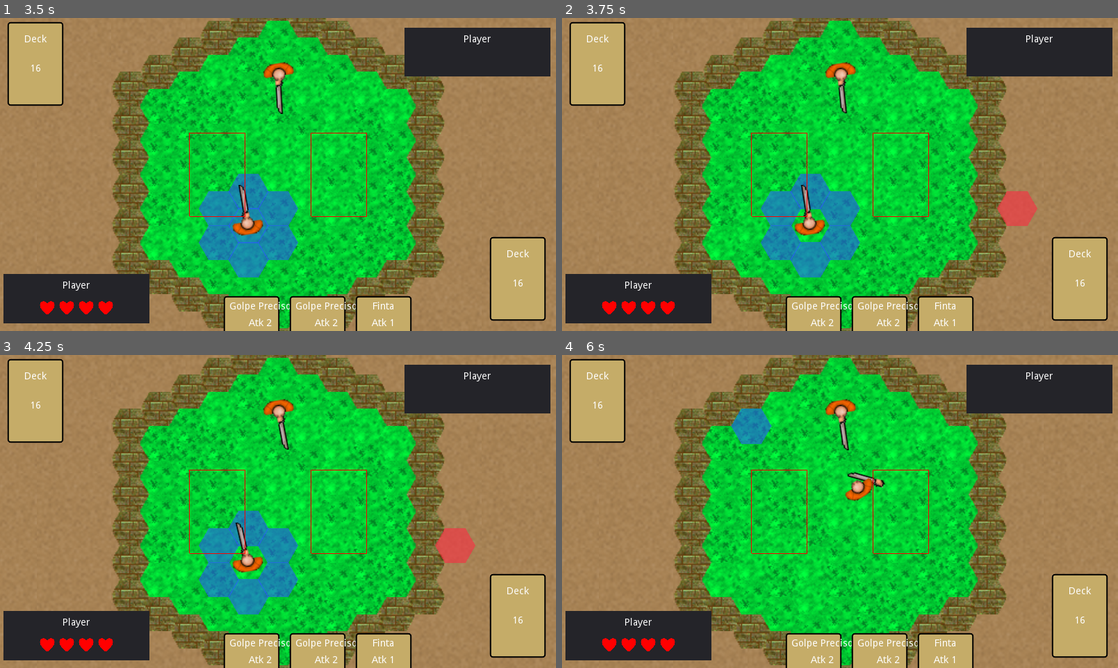
Above: before the commit, frames 1-4 (two rows, left to right).
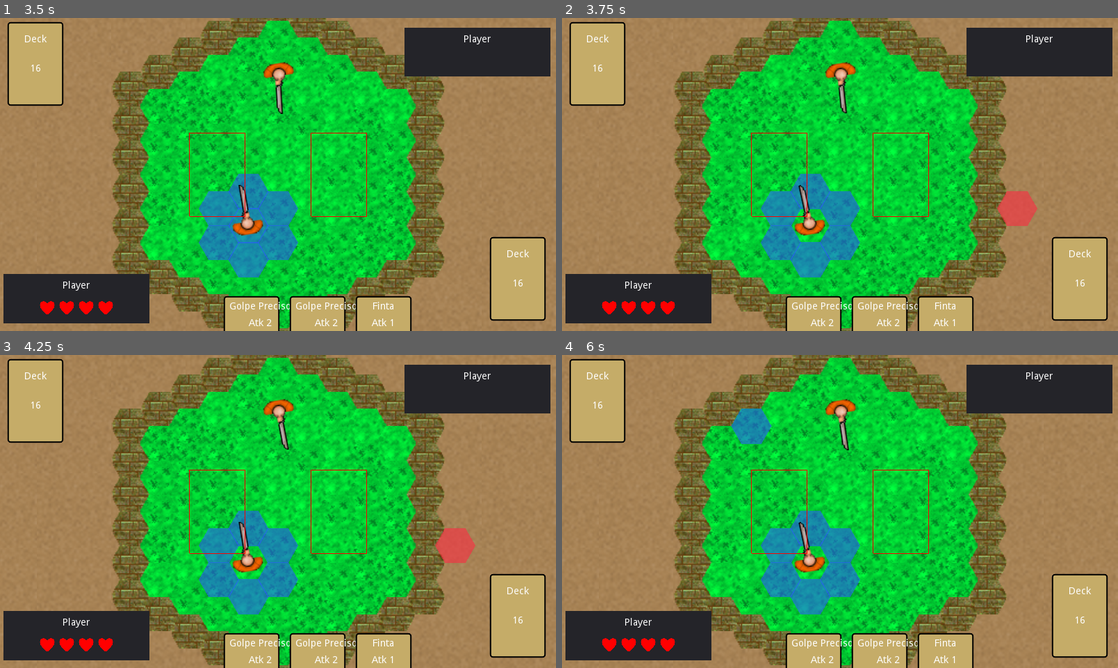
Above: after the commit, the same moments.

Repository: AndreMicheletti/samurai-hex-game
Game: Godot game, scene res://scenes/Game.tscn
The game is run twice, just before and just after one commit, with the same random seed, the same clock (stepped at 60 frames per second) and the same inputs.
Inputs (mouse positions are in pixels of both pictures, inside the frame that each line leads up to):
- Up to frame 1 (3.5 s): move the mouse to (216, 280) at 0.52 s; click (216, 280) at 0.67 s; move the mouse to (517, 277) at 1.27 s; click (517, 277) at 1.42 s; move the mouse to (33, 64) at 2.02 s; click (33, 64) at 2.17 s; move the mouse to (250, 237) at 2.77 s; click (250, 237) at 2.92 s
- Up to frame 2 (3.75 s): move the mouse to (1006, 221) at 3.52 s; click (1006, 221) at 3.67 s
- Up to frame 3 (4.25 s): no input
- Up to frame 4 (6 s): move the mouse to (673, 464) at 4.27 s; click (673, 464) at 4.42 s; move the mouse to (867, 511) at 5.02 s; click (867, 511) at 5.17 s; move the mouse to (756, 433) at 5.77 s; click (756, 433) at 5.92 s

Frame 1 is identical in both runs. In frame 2, 0.1% of the frame differs, in the area x 42-45%, y 53-65%; in frame 3, 0.1%; in frame 4, 4.2%, in the area x 35-59%, y 37-83%.

Commit message:
added attack animations implementation. added attackanim enum to card resource

Diff:
--- a/resources/cards/finta.tres
+++ b/resources/cards/finta.tres
@@ -10,3 +10,4 @@
 atk = 1
 def = 3
 speed = 3
+anim = 0
--- a/resources/cards/golpe_forte.tres
+++ b/resources/cards/golpe_forte.tres
@@ -10,3 +10,4 @@
 atk = 3
 def = 0
 speed = 1
+anim = 1
--- a/resources/cards/golpe_preciso.tres
+++ b/resources/cards/golpe_preciso.tres
@@ -10,3 +10,4 @@
 atk = 2
 def = 1
 speed = 2
+anim = 2
--- a/resources/cards/golpe_rapido.tres
+++ b/resources/cards/golpe_rapido.tres
@@ -10,3 +10,4 @@
 atk = 1
 def = 1
 speed = 3
+anim = 0
--- a/resources/cards/guarda.tres
+++ b/resources/cards/guarda.tres
@@ -10,3 +10,4 @@
 atk = 0
 def = 4
 speed = 1
+anim = 0
--- a/resources/cards/posicionar.tres
+++ b/resources/cards/posicionar.tres
@@ -10,3 +10,4 @@
 atk = 0
 def = 0
 speed = 2
+anim = 0
--- a/resources/cards/rolamento.tres
+++ b/resources/cards/rolamento.tres
@@ -10,3 +10,4 @@
 atk = 0
 def = 0
 speed = 4
+anim = 0
--- a/scripts/Character.gd
+++ b/scripts/Character.gd
@@ -19,6 +19,7 @@
 var moved = 0
 var hand = []
 var active = false
+var defeated = false
 
 var selected_card = null
 
@@ -30,6 +31,8 @@
 signal move_ended
 signal turn_started
 signal turn_ended
+
+signal character_defeated
 
 # Called when the node enters the scene tree for the first time.
 func _ready():
@@ -55,10 +58,9 @@
 func move_to(target : Vector2):
 	if moving or not active:
 		return
-	self.moving = true
 	var path = world.find_path(self.hex_pos, target)
-
-	if path.size() > 1:
+	if path.size() > 1 and (path.size() - 1) <= get_remaining_moves():
+		self.moving = true
 		# if has path
 		play_dash()
 		for hex in path:
@@ -71,11 +73,11 @@
 			$Tween.interpolate_property(self, "position", start_pos, goto_pos, 0.2)
 			$Tween.start()
 			yield($Tween, "tween_completed")
+		# finally
+		moved += path.size() - 1
 		self.hex_pos = target
-		moved += path.size() - 1
-	# finally
-	play_idle()
-	self.moving = false
+		self.moving = false
+		play_idle()
 	emit_signal("move_ended", self)
 
 func on_select_card(card_res : CardResource):
@@ -115,15 +117,43 @@
 	look_to_hex(game.enemy.hex_pos)
 	emit_signal("turn_ended", self)
 
+func on_pressed_hex(hex):
+	if active and not moving:
+		move_to(hex.get_axial_coords())
+
 func get_remaining_health():
 	return Health - damage
 
 func get_remaining_moves():
 	return selected_card.mov - moved
 
+func get_cell():
+	return world.HexCell.new(hex_pos)
+
+func attacked():
+	pass
+
+func defended():
+	pass
+
+func hit(atk_damage):
+	damage += atk_damage
+	if get_remaining_health() <= 0:
+		defeated = true
+		emit_signal("character_defeated", self)
+
 func play(anim_name):
 	$anim.stop(true)
 	$anim.play(anim_name)
+
+func play_attack(card_res : CardResource):
+	match card_res.anim:
+		CardResource.AttackAnim.SLASH:
+			play("attack_slash")
+		CardResource.AttackAnim.PIERCE:
+			play("attack_pierce")
+		CardResource.AttackAnim.UPPER:
+			play("attack_upper")
 
 func play_dash():
 	play("dash2")
--- a/scripts/Game.gd
+++ b/scripts/Game.gd
@@ -34,6 +34,7 @@
 	world = world_scene.instance()
 	add_child(world)
 	world.spawn_players(player, enemy)
+	world.connect("pressed_hex", player, "on_pressed_hex")
 
 func init_ui():
 	game_ui = ui_scene.instance()
@@ -76,22 +77,78 @@
 	state = Phase.PLAY
 	emit_signal("changed_state", Phase.PLAY)
 	yield(game_ui.hide_cards(), "completed")
+
+	# DETERMINE TURN ORDER
 	var turn_order = compare_cards()
 	print("TURN ORDER ", turn_order)
+
 	# FIRST ON TURN
 	turn_order[0].active = true
 	turn_order[0].play_turn()
 	yield(turn_order[0], "turn_ended")
 	turn_order[0].active = false
 
-	# SECOND ON TURN
-	turn_order[0].active = true
-	turn_order[1].play_turn()
-	yield(turn_order[1], "turn_ended")
-	turn_order[0].active = false
+	var attacked = check_attack(turn_order, 0)
+	if attacked is GDScriptFunctionState:
+		attacked = yield(attacked, "completed")
+
+	if attacked == false:
+		# SECOND ON TURN
+		turn_order[1].active = true
+		turn_order[1].play_turn()
+		yield(turn_order[1], "turn_ended")
+		turn_order[1].active = false
+
+		check_attack(turn_order, 1)
+	else:
+		# SKIP SECOND ON TURN
+		turn_order[1].end_turn()
 
 	# BACK TO DRAW PHASE
 	draw_phase()
+
+func check_attack(turn_order, index):
+	var attacker = turn_order[0]
+	var defensor = turn_order[1 - index]
+
+	if attacker.selected_card.atk <= 0:
+		return false
+
+	var is_adjacent = false
+	var adjacent_hexes = attacker.get_cell().get_all_adjacent()
+	for hex in adjacent_hexes:
+		var pos = hex.get_axial_coords()
+		if pos == defensor.hex_pos:
+			is_adjacent = true
+			break
+
+	if not is_adjacent:
+		return false
+
+	print("AN ATTACK IS HAPPENNING !!!")
+	var damage = attacker.selected_card.atk - defensor.selected_card.def
+	attacker.look_to_hex(defensor.hex_pos)
+	defensor.look_to_hex(attacker.hex_pos)
+	if damage > 0:
+		# play animation
+		attacker.play_attack(attacker.selected_card)
+		yield(attacker, "anim_hit")
+		defensor.play_hit()
+		# defensor lose its turn
+		attacker.attacked()
+		defensor.hit(damage)
+		return true
+	else:
+		# play animation
+		attacker.play("attack_slash")
+		yield(attacker, "anim_hit")
+		defensor.play_defend()
+		# defensor
+		defensor.defended()
+
+	attacker.look_to_hex(defensor.hex_pos)
+	defensor.look_to_hex(attacker.hex_pos)
+	return false
 
 func compare_cards():
 	# Compare the cards speed and return the turn order
--- a/scripts/Highlight.gd
+++ b/scripts/Highlight.gd
@@ -30,11 +30,10 @@
 	if game.state != game.Phase.PLAY:
 		visible = false
 		return
+	if hex_pos == game.player.hex_pos or hex_pos == game.enemy.hex_pos:
+		visible = false
+		return
 	if character.active:
-		if hex_pos == character.hex_pos:
-			visible = false
-			return
-
 		var path = world.find_path(hex_pos, character.hex_pos)
 		if (path.size()) <= character.get_remaining_moves():
 			visible = true
--- a/scripts/World.gd
+++ b/scripts/World.gd
@@ -104,6 +104,7 @@
 	return false
 
 func set_click_enabled(value):
+	print("SET WORLD CLICK ENABLED TO ", value)
 	set_process_input(value)
 	$Highlight.visible = value
 	click_enabled = value
@@ -133,7 +134,7 @@
 #				print("SCREEN TOUCH")
 #				print(event)
 				emit_signal("pressed_hex", hex)
-				$Samurai.move_to(hex.get_axial_coords())
+				# $Samurai.move_to(hex.get_axial_coords())
 
 func get_grid():
 	return HexGrid
--- a/scripts/resources/CardResource.gd
+++ b/scripts/resources/CardResource.gd
@@ -1,6 +1,8 @@
 extends Resource
 
 class_name CardResource
+
+enum AttackAnim {SLASH, UPPER, PIERCE}
 
 export(int) var id
 export(String) var title
@@ -8,12 +10,15 @@
 export(int) var atk
 export(int) var def
 export(int) var speed
+export(AttackAnim) var anim
 
 func _init(p_card_id = 0, p_card_title = "",
-		p_card_mov = 0, p_card_atk = 0, p_card_def = 0, p_card_speed = 1):
+		p_card_mov = 0, p_card_atk = 0, p_card_def = 0,
+		p_card_speed = 1, p_anim = AttackAnim.SLASH):
 	id = p_card_id
 	title = p_card_title
 	mov = p_card_mov
 	atk = p_card_atk
 	def = p_card_def
 	speed = p_card_speed
+	anim = p_anim
